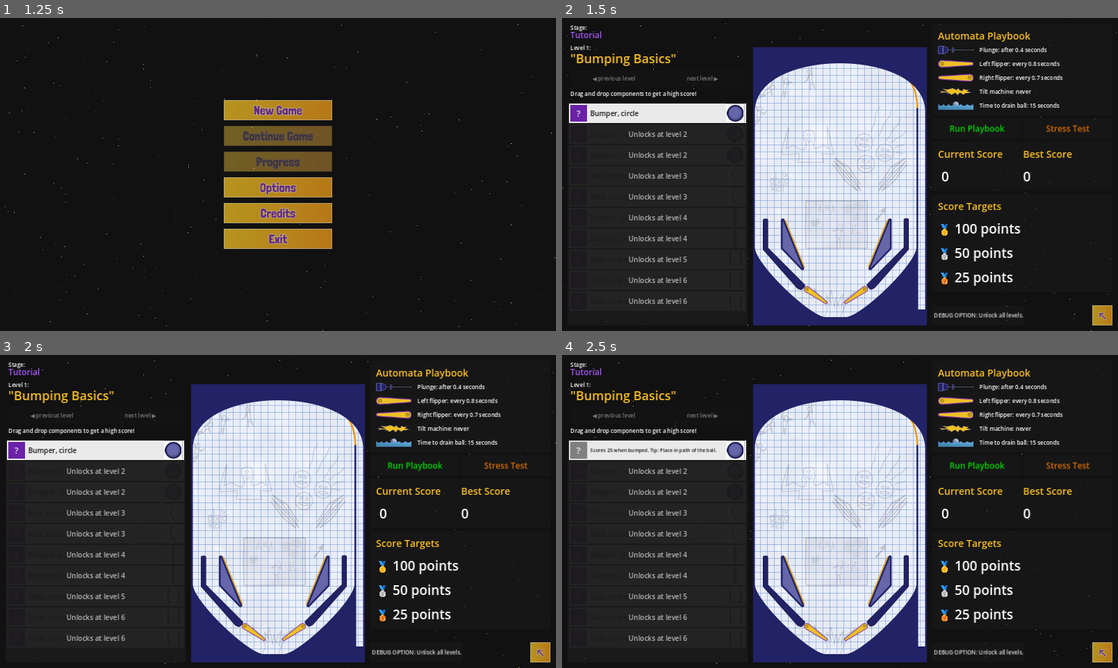
Above: before the commit, frames 1-4 (two rows, left to right).
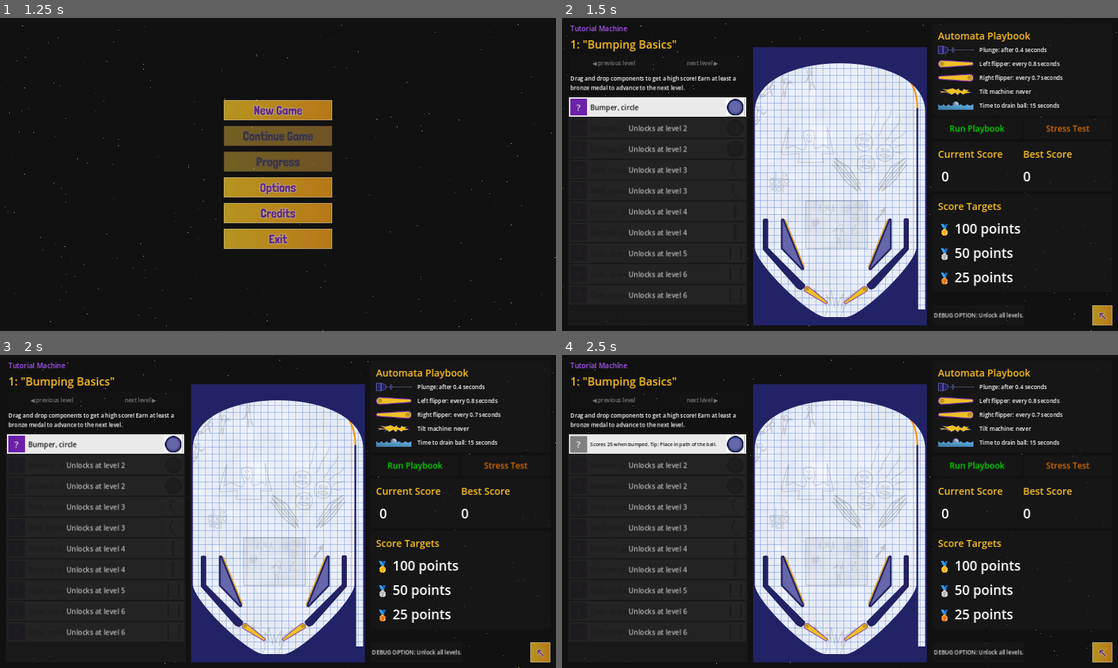
Above: after the commit, the same moments.

Repository: pincrediball/pincrediball
Game: Godot game, scene res://main.tscn
Same seed, same stepped clock (60 frames per second), same inputs: the game is played once before the commit and once after it. Sound files missing from this copy of the repository are replaced by a short silence.
Inputs (mouse positions are in pixels of both pictures, inside the frame that each line leads up to):
- Up to frame 1 (1.25 s): click (278, 108) at 0.5 s
- Up to frame 2 (1.5 s): click (840, 108) at 1.25 s
- Up to frame 3 (2 s): no input
- Up to frame 4 (2.5 s): click "?" at 2 s

Frame 1 is identical in both runs. In frame 2, 5.2% of the frame differs, in the area x 1-34%, y 2-92%; in frame 3, 5.2%; in frame 4, 5.4%.

Commit message:
Final renames in scenes

Diff:
--- a/src/game/core/level_header.gd
+++ b/src/game/core/level_header.gd
@@ -15,8 +15,7 @@
 func _load_level(level: int):
 	_current_level = level
 	var stage = GameStore.get_current_stage()
-	%LevelNumberLabel.text = "Level %s:" % level
-	%LevelTitleLabel.text = '"%s"' % stage.title
+	%LevelTitleLabel.text = '%s: "%s"' % [stage.level, stage.title]
 	%PreviousLevelButton.disabled = level <= 1
 	%NextLevelButton.disabled = GameStore.is_at_max_progression_level_for_current_machine() or GameStore.is_at_max_level_for_current_machine()
 	%NextLevelButton.modulate = Color(1,1,1,0) if GameStore.is_at_max_level_for_current_machine() else Color(1,1,1,1)
--- a/src/game/core/level_header.tscn
+++ b/src/game/core/level_header.tscn
@@ -7,7 +7,7 @@
 
 [sub_resource type="LabelSettings" id="LabelSettings_h6tt2"]
 font = SubResource("FontVariation_2drok")
-font_size = 36
+font_size = 32
 font_color = Color(0.984314, 0.74902, 0.141176, 1)
 
 [sub_resource type="Animation" id="Animation_b65uh"]
@@ -38,60 +38,39 @@
 theme_override_constants/separation = 8
 script = ExtResource("1_j0mak")
 
-[node name="VBoxContainer" type="VBoxContainer" parent="."]
-layout_mode = 2
-theme_override_constants/separation = -8
-
-[node name="Label" type="Label" parent="VBoxContainer"]
-layout_mode = 2
-text = "Stage:"
-
-[node name="StageTitleLabel" type="Label" parent="VBoxContainer"]
+[node name="MachineTitleLabel" type="Label" parent="."]
 layout_mode = 2
 theme_override_colors/font_color = Color(0.658824, 0.333333, 0.968627, 1)
-theme_override_font_sizes/font_size = 24
-text = "Tutorial"
+theme_override_font_sizes/font_size = 20
+text = "Tutorial Machine"
 
-[node name="VBoxContainer2" type="VBoxContainer" parent="."]
-layout_mode = 2
-theme_override_constants/separation = -8
-
-[node name="LevelNumberLabel" type="Label" parent="VBoxContainer2"]
-unique_name_in_owner = true
-layout_mode = 2
-text = "Level:"
-
-[node name="VBoxContainer" type="VBoxContainer" parent="VBoxContainer2"]
-layout_mode = 2
-theme_override_constants/separation = 8
-
-[node name="LevelTitleLabel" type="Label" parent="VBoxContainer2/VBoxContainer"]
+[node name="LevelTitleLabel" type="Label" parent="."]
 unique_name_in_owner = true
 layout_mode = 2
 size_flags_horizontal = 3
-text = "\"Super long test title for a level to check overflow behavior\""
+text = "1: \"Level title that's long enough to check overflow behavior of the label\""
 label_settings = SubResource("LabelSettings_h6tt2")
 text_overrun_behavior = 3
 
-[node name="HBoxContainer2" type="HBoxContainer" parent="VBoxContainer2/VBoxContainer"]
+[node name="HBoxContainer" type="HBoxContainer" parent="."]
 custom_minimum_size = Vector2(0, 48)
 layout_mode = 2
 
-[node name="PreviousLevelButton" type="Button" parent="VBoxContainer2/VBoxContainer/HBoxContainer2"]
+[node name="PreviousLevelButton" type="Button" parent="HBoxContainer"]
 unique_name_in_owner = true
 layout_mode = 2
 size_flags_horizontal = 3
 mouse_default_cursor_shape = 2
 text = "   ◀ previous level   "
 
-[node name="NextLevelButton" type="Button" parent="VBoxContainer2/VBoxContainer/HBoxContainer2"]
+[node name="NextLevelButton" type="Button" parent="HBoxContainer"]
 unique_name_in_owner = true
 layout_mode = 2
 size_flags_horizontal = 3
 mouse_default_cursor_shape = 2
 text = "    next level ▶   "
 
-[node name="NextLevelButtonAnimation" type="AnimationPlayer" parent="VBoxContainer2/VBoxContainer/HBoxContainer2/NextLevelButton"]
+[node name="NextLevelButtonAnimation" type="AnimationPlayer" parent="HBoxContainer/NextLevelButton"]
 unique_name_in_owner = true
 libraries = {
 "": SubResource("AnimationLibrary_2dwuh")
@@ -99,9 +78,9 @@
 
 [node name="Explanation" type="Label" parent="."]
 layout_mode = 2
-text = "Drag and drop components to get a high score!"
+text = "Drag and drop components to get a high score! Earn at least a bronze medal to advance to the next level."
 label_settings = ExtResource("1_78fy2")
 autowrap_mode = 2
 
-[connection signal="pressed" from="VBoxContainer2/VBoxContainer/HBoxContainer2/PreviousLevelButton" to="." method="_on_previous_level_button_pressed"]
-[connection signal="pressed" from="VBoxContainer2/VBoxContainer/HBoxContainer2/NextLevelButton" to="." method="_on_next_level_button_pressed"]
+[connection signal="pressed" from="HBoxContainer/PreviousLevelButton" to="." method="_on_previous_level_button_pressed"]
+[connection signal="pressed" from="HBoxContainer/NextLevelButton" to="." method="_on_next_level_button_pressed"]
--- /dev/null
+++ b/src/game/tutorial/stage_data.json
@@ -0,0 +1,23 @@
+{
+	"key": "tutorial",
+	"stages": [
+		{ "level": 1, "max_run_time": 15, "plunge_delay": 0.4, "flipper_left_interval": 0.8, "flipper_right_interval": 0.7, "bronze":  25, "silver":  50, "gold":  100, "title": "Bumping Basics" },
+		{ "level": 2, "max_run_time": 20, "plunge_delay": 0.4, "flipper_left_interval": 0.8, "flipper_right_interval": 0.7, "bronze":  50, "silver":  75, "gold":  150, "title": "Bumping some more" },
+		{ "level": 3, "max_run_time": 30, "plunge_delay": 0.4, "flipper_left_interval": 0.8, "flipper_right_interval": 0.7, "bronze":  75, "silver": 100, "gold":  175, "title": "Wall's that?!" },
+		{ "level": 4, "max_run_time": 40, "plunge_delay": 0.4, "flipper_left_interval": 0.8, "flipper_right_interval": 0.7, "bronze": 125, "silver": 175, "gold":  250, "title": "Blue pills" },
+		{ "level": 5, "max_run_time": 50, "plunge_delay": 0.4, "flipper_left_interval": 0.8, "flipper_right_interval": 0.7, "bronze": 200, "silver": 275, "gold":  400, "title": "Gate One" },
+		{ "level": 6, "max_run_time": 60, "plunge_delay": 0.4, "flipper_left_interval": 0.8, "flipper_right_interval": 0.7, "bronze": 300, "silver": 500, "gold": 1000, "title": "Gate Trio" }
+	],
+	"toolbox_items": [
+		{ "unlocks_at": 1, "component_id": "bumper_circle", "title": "Bumper, circle", "description": "Scores 25 when bumped. Tip: Place in path of the ball." },
+		{ "unlocks_at": 2, "component_id": "bumper_circle", "title": "Bumper, circle", "description": "Scores 25 when bumped. Tip: Add bumpers close together to 'trap' a ball." },
+		{ "unlocks_at": 2, "component_id": "bumper_circle", "title": "Bumper, circle", "description": "Scores 25 when bumped. Tip: Add bumpers close together to 'trap' a ball." },
+		{ "unlocks_at": 3, "component_id": "wall_corner",   "title": "Wall, rounded",  "description": "Walls do not add scores themselves, but can be used to improve ball 'traps'." },
+		{ "unlocks_at": 3, "component_id": "wall_corner",   "title": "Wall, rounded",  "description": "Walls do not add scores themselves, but can be used to improve ball 'traps'." },
+		{ "unlocks_at": 4, "component_id": "bumper_pill",   "title": "Bumper, pill",   "description": "Scores 10 when bumped on yellow side. Tip: rotate to bump balls back upwards." },
+		{ "unlocks_at": 4, "component_id": "bumper_pill",   "title": "Bumper, pill",   "description": "Scores 10 when bumped on yellow side. Tip: rotate to bump balls back upwards." },
+		{ "unlocks_at": 5, "component_id": "gate",          "title": "Gate, one-way",  "description": "Scores 100 points per gate. Tip: Place in the initial plunged ball's path." },
+		{ "unlocks_at": 6, "component_id": "gate",          "title": "Gate, one-way",  "description": "Scores 100 points per gate. Tip: big bonus when all three gates get lit!" },
+		{ "unlocks_at": 6, "component_id": "gate",          "title": "Gate, one-way",  "description": "Scores 100 points per gate. Tip: big bonus when all three gates get lit!" }
+	]
+}
--- a/src/menu/progress.gd
+++ b/src/menu/progress.gd
@@ -38,35 +38,35 @@
 			%ProgressionRows.add_child(row)
 
 	# Hardcoded while we still only have 1 specific machine
-	%ButtonPreviousStage.modulate = Color(1,1,1,0)
+	%ButtonPrevious.modulate = Color(1,1,1,0)
 	_switch_to_machine(0)
 
 
 func _switch_to_machine(index):
 	if index != _machine_shown_index:
-		$StageSwapAnimationPlayer.play("progression_rows_fade_out")
-		await $StageSwapAnimationPlayer.animation_finished
-		%StageLabel.text = MACHINE_TITLES[index]
+		$MachineSwapAnimationPlayer.play("progression_rows_fade_out")
+		await $MachineSwapAnimationPlayer.animation_finished
+		%MachineTitleLabel.text = MACHINE_TITLES[index]
 
-		%ButtonPreviousStage.disabled = index == 0
-		%ButtonPreviousStage.modulate = Color(1,1,1,0) if index == 0 else Color(1,1,1,1)
+		%ButtonPrevious.disabled = index == 0
+		%ButtonPrevious.modulate = Color(1,1,1,0) if index == 0 else Color(1,1,1,1)
 
-		%ButtonNextStage.disabled = index == (len(MACHINE_TITLES) - 1)
-		%ButtonNextStage.modulate = Color(1,1,1,0) if index == (len(MACHINE_TITLES) - 1) else Color(1,1,1,1)
+		%ButtonNext.disabled = index == (len(MACHINE_TITLES) - 1)
+		%ButtonNext.modulate = Color(1,1,1,0) if index == (len(MACHINE_TITLES) - 1) else Color(1,1,1,1)
 
 		%ProgressionRows.visible = index == 0
-		%StageEmptyContainer.visible = index != 0
-		$StageSwapAnimationPlayer.play_backwards("progression_rows_fade_out")
+		%MachineEmptyContainer.visible = index != 0
+		$MachineSwapAnimationPlayer.play_backwards("progression_rows_fade_out")
 		_machine_shown_index = index
 
 
-func _on_button_next_stage_pressed():
+func _on_button_next_pressed():
 	Audio.play_menu_button_sound_next()
 	if _machine_shown_index < len(MACHINE_TITLES) - 1:
 		_switch_to_machine(_machine_shown_index + 1)
 
 
-func _on_button_previous_stage_pressed():
+func _on_button_previous_pressed():
 	Audio.play_menu_button_sound_back()
 	if _machine_shown_index > 0:
 		_switch_to_machine(_machine_shown_index - 1)
--- a/src/menu/progress.tscn
+++ b/src/menu/progress.tscn
@@ -30,7 +30,7 @@
 tracks/1/type = "value"
 tracks/1/imported = false
 tracks/1/enabled = true
-tracks/1/path = NodePath("CenterContainer/VBoxContainer/HBoxContainer/StageLabel:modulate")
+tracks/1/path = NodePath("CenterContainer/VBoxContainer/HBoxContainer/MachineTitleLabel:modulate")
 tracks/1/interp = 1
 tracks/1/loop_wrap = true
 tracks/1/keys = {
@@ -42,7 +42,7 @@
 tracks/2/type = "value"
 tracks/2/imported = false
 tracks/2/enabled = true
-tracks/2/path = NodePath("CenterContainer/VBoxContainer/StageEmptyContainer:modulate")
+tracks/2/path = NodePath("CenterContainer/VBoxContainer/MachineEmptyContainer:modulate")
 tracks/2/interp = 1
 tracks/2/loop_wrap = true
 tracks/2/keys = {
@@ -96,7 +96,7 @@
 size_flags_horizontal = 4
 theme_override_constants/separation = 48
 
-[node name="ButtonPreviousStage" type="Button" parent="CenterContainer/VBoxContainer/HBoxContainer"]
+[node name="ButtonPrevious" type="Button" parent="CenterContainer/VBoxContainer/HBoxContainer"]
 unique_name_in_owner = true
 layout_mode = 2
 mouse_default_cursor_shape = 2
@@ -104,8 +104,9 @@
 disabled = true
 text = "    ◀    "
 
-[node name="StageLabel" type="Label" parent="CenterContainer/VBoxContainer/HBoxContainer"]
-unique_name_in_owner = true
+[node name="MachineTitleLabel" type="Label" parent="CenterContainer/VBoxContainer/HBoxContainer"]
+unique_name_in_owner = true
+custom_minimum_size = Vector2(940, 0)
 layout_mode = 2
 theme_override_colors/font_color = Color(0.658824, 0.333333, 0.968627, 1)
 theme_override_colors/font_outline_color = Color(0.847059, 0.705882, 0.996078, 1)
@@ -114,7 +115,7 @@
 text = "Tutorial Machine"
 horizontal_alignment = 1
 
-[node name="ButtonNextStage" type="Button" parent="CenterContainer/VBoxContainer/HBoxContainer"]
+[node name="ButtonNext" type="Button" parent="CenterContainer/VBoxContainer/HBoxContainer"]
 unique_name_in_owner = true
 layout_mode = 2
 mouse_default_cursor_shape = 2
@@ -148,14 +149,14 @@
 [node name="ProgressRow7" parent="CenterContainer/VBoxContainer/ProgressionRows" instance=ExtResource("2_j6hh4")]
 layout_mode = 2
 
-[node name="StageEmptyContainer" type="CenterContainer" parent="CenterContainer/VBoxContainer"]
+[node name="MachineEmptyContainer" type="CenterContainer" parent="CenterContainer/VBoxContainer"]
 unique_name_in_owner = true
 visible = false
 custom_minimum_size = Vector2(0, 420)
 layout_mode = 2
 size_flags_vertical = 3
 
-[node name="RichTextLabel" type="RichTextLabel" parent="CenterContainer/VBoxContainer/StageEmptyContainer"]
+[node name="RichTextLabel" type="RichTextLabel" parent="CenterContainer/VBoxContainer/MachineEmptyContainer"]
 custom_minimum_size = Vector2(800, 300)
 layout_mode = 2
 bbcode_enabled = true
@@ -163,8 +164,8 @@
 
 [font_size=48][b]UNDER CONSTRUCTION[/b][/font_size]
 
-Pincrediball is not yet fully finished! Want to let us know
-that we should finish the game and build more stages?
+Pincrediball is not yet fully finished! Want to let us know that
+we should finish the game and build more machines to play?
 
 Go to [url]https://pincrediball.com[/url] to find out more!
 [/center]"
@@ -194,12 +195,12 @@
 texture_hover = ExtResource("6_bd6ir")
 texture_disabled = ExtResource("7_tr1c7")
 
-[node name="StageSwapAnimationPlayer" type="AnimationPlayer" parent="."]
+[node name="MachineSwapAnimationPlayer" type="AnimationPlayer" parent="."]
 libraries = {
 "": SubResource("AnimationLibrary_e6i1v")
 }
 
 [connection signal="visibility_changed" from="." to="." method="_on_visibility_changed"]
-[connection signal="pressed" from="CenterContainer/VBoxContainer/HBoxContainer/ButtonPreviousStage" to="." method="_on_button_previous_stage_pressed"]
-[connection signal="pressed" from="CenterContainer/VBoxContainer/HBoxContainer/ButtonNextStage" to="." method="_on_button_next_stage_pressed"]
+[connection signal="pressed" from="CenterContainer/VBoxContainer/HBoxContainer/ButtonPrevious" to="." method="_on_button_previous_pressed"]
+[connection signal="pressed" from="CenterContainer/VBoxContainer/HBoxContainer/ButtonNext" to="." method="_on_button_next_pressed"]
 [connection signal="pressed" from="MarginContainer/BackButton" to="." method="_on_back_button_pressed"]
